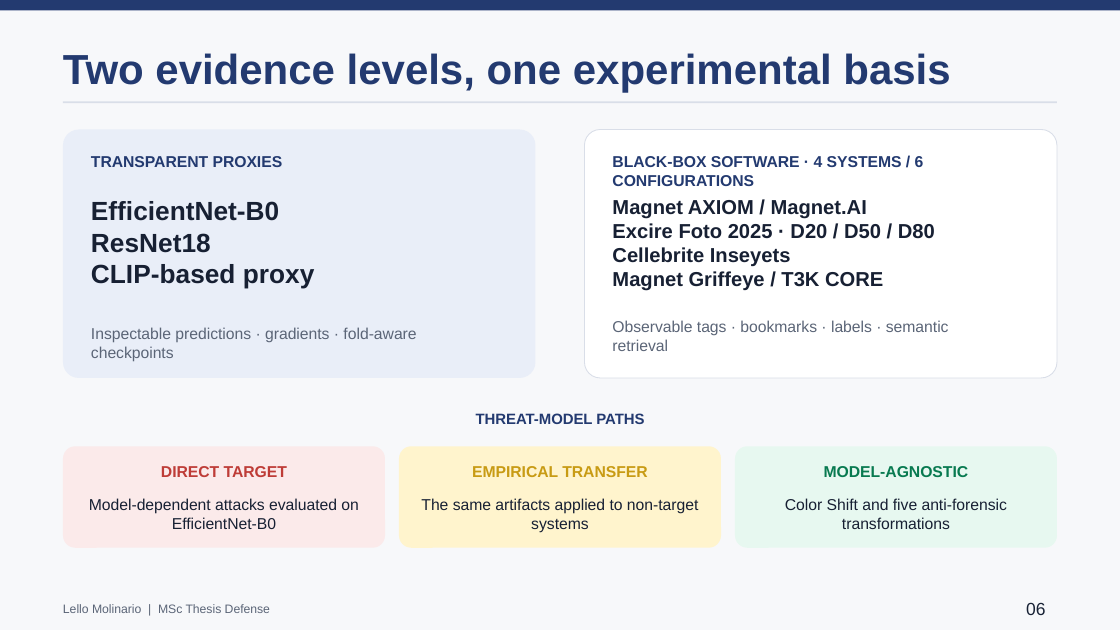
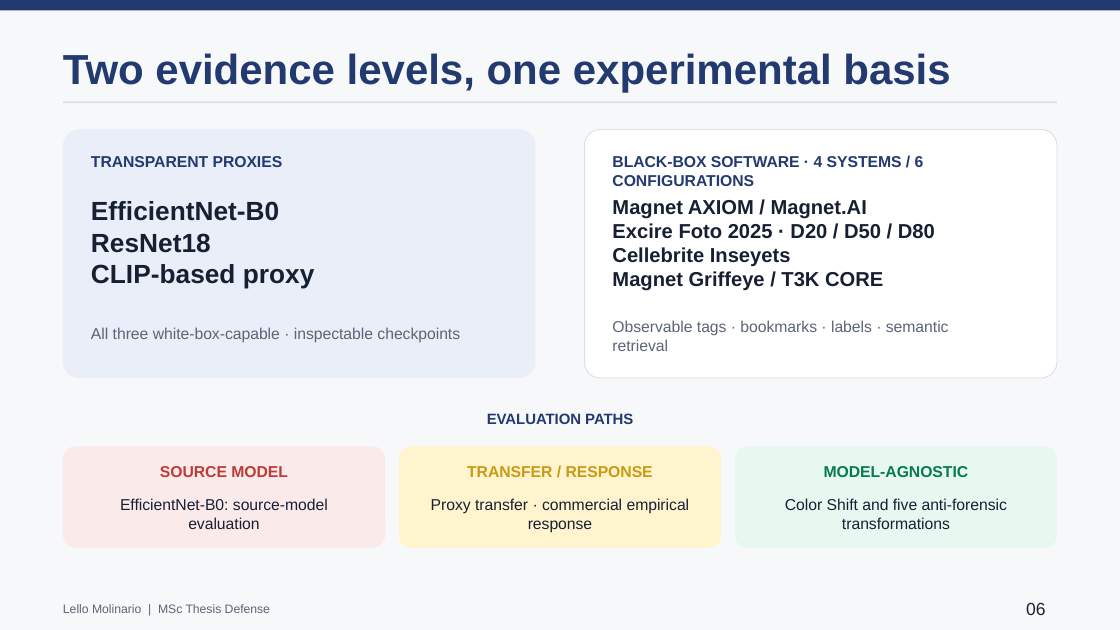
Before and after one commit to lmolinario/Molinario_Thesis_Defense_2026, a slide deck: slide 6 of Molinario_Thesis_Defense_2026.pptx. Drawn at 1120x630 pixels with LibreOffice and Linux fonts; fonts in the diff are those of the drawing. Boxes give left, top, right and bottom in pixels: in the first picture for what was removed or moved away, otherwise in the second. Text is boxed around its words. In the diff, an @@ line names an element or a change of style, - is before the commit and + after.

```diff
--- a/Molinario_Thesis_Defense_2026.pptx
+++ b/Molinario_Thesis_Defense_2026.pptx
@@ text at (91,327,460,343): text changed @@
-Inspectable predictions · gradients · fold-aware checkpoints
+All three white-box-capable · inspectable checkpoints
@@ text at (487,413,633,424): text changed @@
-THREAT-MODEL PATHS
+EVALUATION PATHS
@@ text at (160,466,288,477): text changed @@
-DIRECT TARGET
+SOURCE MODEL
@@ text at (467,466,653,477): text changed @@
-EMPIRICAL TRANSFER
+TRANSFER / RESPONSE
@@ text at (120,498,328,529): text changed @@
-Model-dependent attacks evaluated on EfficientNet-B0
+EfficientNet-B0: source-model evaluation
@@ text at (431,498,690,533): text changed @@
-The same artifacts applied to non-target systems
+Proxy transfer · commercial empirical response
```
Also in this commit, not shown: 9 other slides changed, 2 other files.
